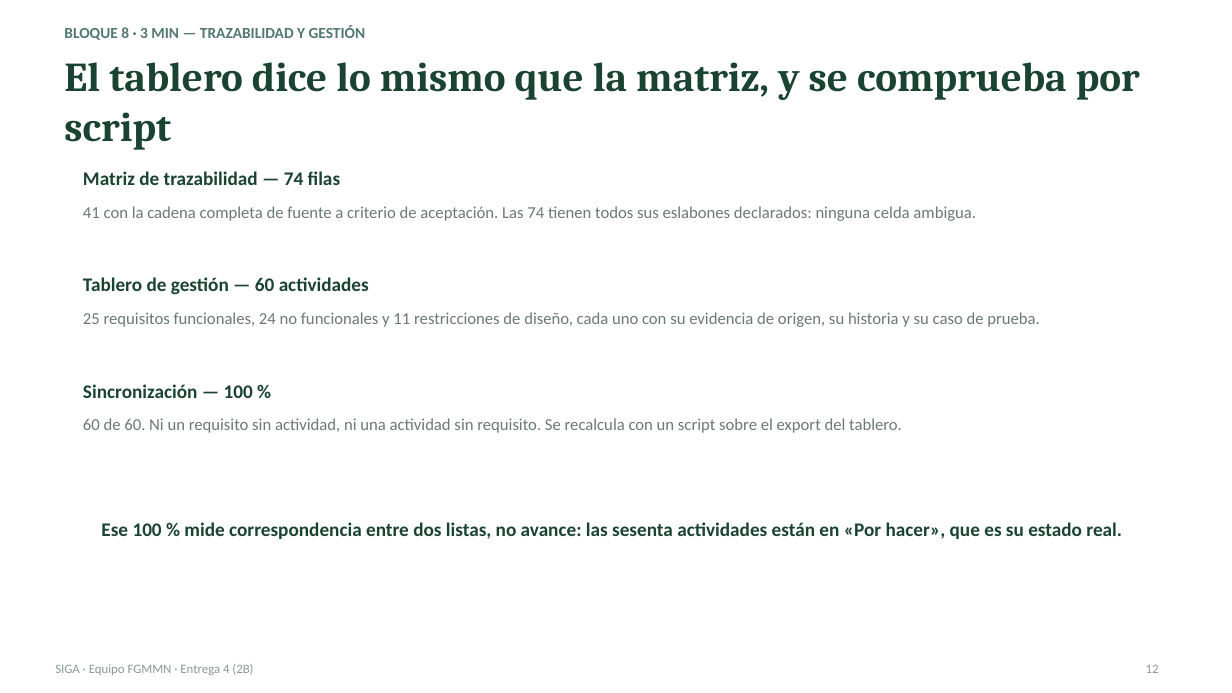
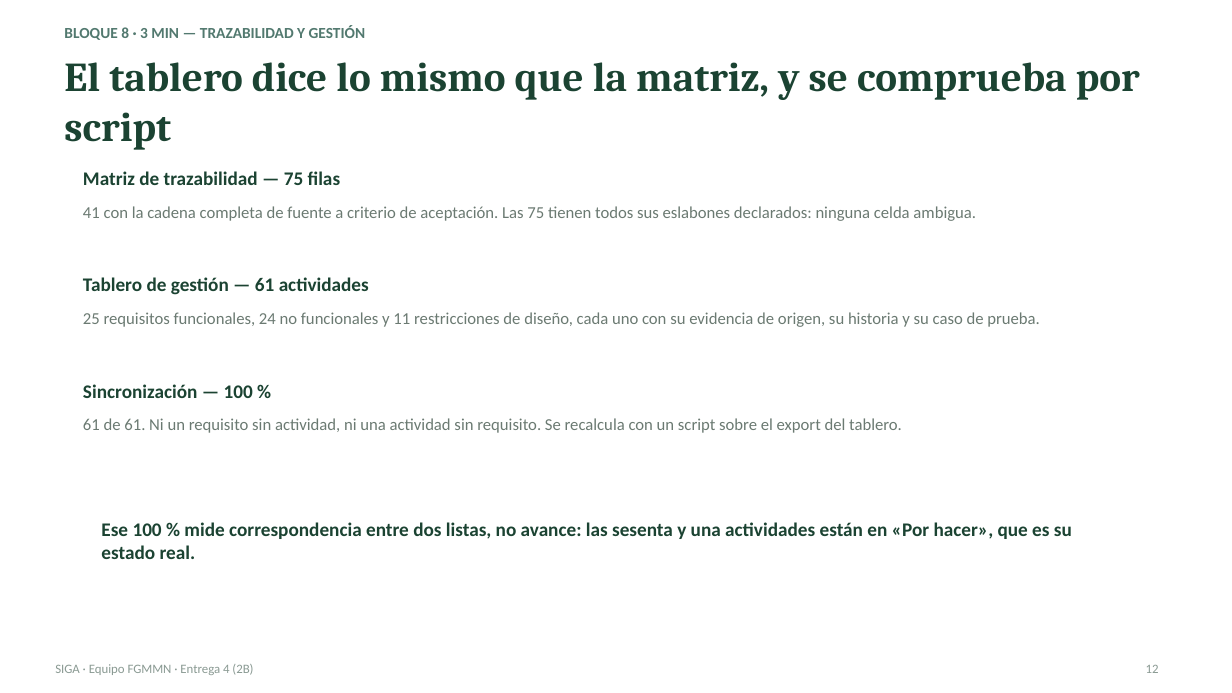
Before and after one commit to gsanchezc6-beep/SIGA_FGMMN_ISR401_AVANCE_2B, a slide deck: slide 12 of 08_Defensa/presentacion.pptx. Drawn at 1232x693 pixels with LibreOffice and Linux fonts; fonts in the diff are those of the drawing. Boxes give left, top, right and bottom in pixels: in the first picture for what was removed or moved away, otherwise in the second. Text is boxed around its words. In the diff, an @@ line names an element or a change of style, - is before the commit and + after.

Commit message:
feat(trazabilidad): cierra el hueco de RD-01 en el tablero y en la matriz
La restriccion RD-01 --- protocolos compatibles con entornos IoT --- estaba en la
ERS y no tenia ni actividad en el tablero ni fila en la matriz, y esa ausencia
era la unica de las siete que no tenia justificacion: es tecnologica igual que
RD-02 a RD-06, que si estaban las cinco.

Se creo la actividad SIGA-61 en Jira, con el mismo formato que las demas
actividades RD, y se anadio la fila 75 a la matriz. **El export se regenero
desde Jira, no se edito el CSV**: se comparo fila a fila contra el anterior y
SIGA-61 es la unica diferencia, de modo que el tablero real y su copia siguen
diciendo lo mismo.

La sincronizacion pasa de 60/60 a 61/61 y sigue en el 100 %.

Se propagan las cifras a los nueve sitios que las declaraban: la matriz pasa de
74 a 75 filas y el tablero de 60 a 61 actividades, en el reporte, el banco de
preguntas, el guion, el libreto, el README del paquete de datos, el del tablero
y dos diapositivas. Se regeneran reporte.pdf y presentacion.pdf.

El apartado 7 de huerfanos_y_cadenas_rotas.md pasa de declarar siete ausencias a
seis, y explica por que RD-17 si tiene fila siendo de alcance como RD-16 y
RD-18: acota una responsabilidad dentro del dominio del sistema, mientras que
las otras dos sacan del alcance dominios que el sistema no toca.

Queda declarado en declaracion_uso_ia.md todo el trabajo asistido de hoy,
incluida la creacion de la actividad en Jira.

```diff
--- a/08_Defensa/presentacion.pptx
+++ b/08_Defensa/presentacion.pptx
@@ text at (x1=83, y1=171, x2=341, y2=185): text changed @@
-Matriz de trazabilidad — 74 filas
+Matriz de trazabilidad — 75 filas
@@ text at (x1=83, y1=206, x2=976, y2=221): text changed @@
-41 con la cadena completa de fuente a criterio de aceptación. Las 74 tienen todos sus eslabones declarados: ninguna celda ambigua.
+41 con la cadena completa de fuente a criterio de aceptación. Las 75 tienen todos sus eslabones declarados: ninguna celda ambigua.
@@ text at (x1=83, y1=277, x2=369, y2=295): text changed @@
-Tablero de gestión — 60 actividades
+Tablero de gestión — 61 actividades
@@ text at (x1=83, y1=418, x2=902, y2=433): text changed @@
-60 de 60. Ni un requisito sin actividad, ni una actividad sin requisito. Se recalcula con un script sobre el export del tablero.
+61 de 61. Ni un requisito sin actividad, ni una actividad sin requisito. Se recalcula con un script sobre el export del tablero.
@@ text at (x1=101, y1=522, x2=1072, y2=559): text changed @@
-Ese 100 % mide correspondencia entre dos listas, no avance: las sesenta actividades están en «Por hacer», que es su estado real.
+Ese 100 % mide correspondencia entre dos listas, no avance: las sesenta y una actividades están en «Por hacer», que es su estado real.
```
Also in this commit, not shown: 13 other files.
